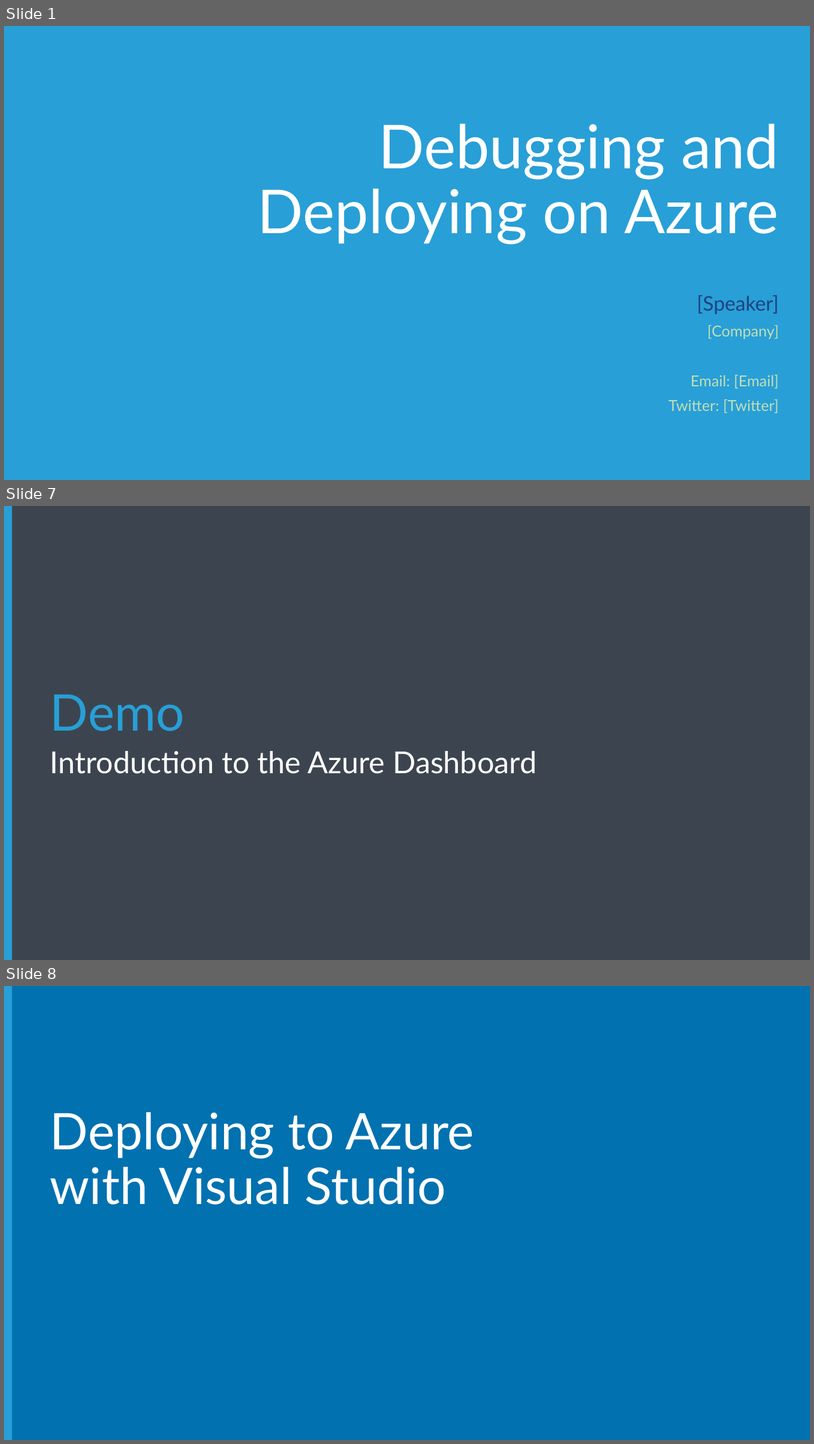
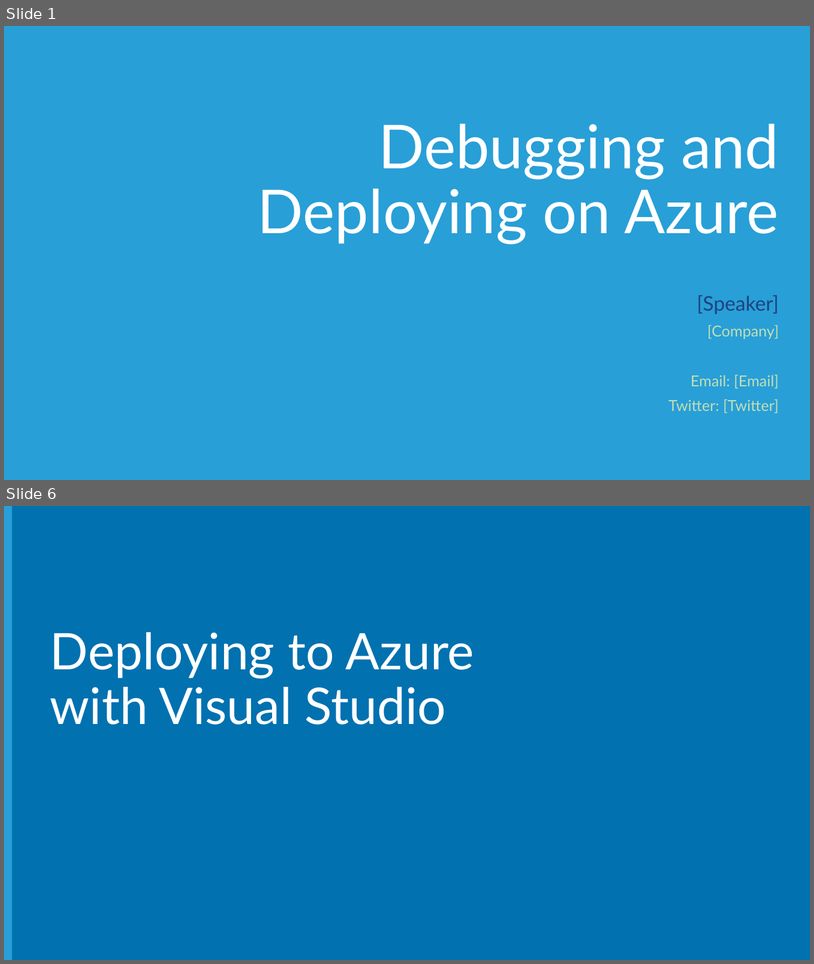
Before and after one commit to Microsoft-Web/NodeCamp, a slide deck: Presentation/AzureDeployAndDebug/AzureDeployAndDebug.pptx. Shown one above the other, each under a label of ours: slides 1, 7 and 8 before the commit, slides 1 and 6 after it; the slides between them are not shown. The pictures are 814x1444 and 814x964 pixels, drawn with LibreOffice and Linux fonts; fonts in the diff are those of the drawing; background and template pictures are left out. Boxes give left, top, right and bottom in pixels: in the first picture for what was removed or moved away, otherwise in the second. Text is boxed around its words. In the diff, an @@ line names an element or a change of style, - is before the commit and + after.

```diff
--- a/Presentation/AzureDeployAndDebug/AzureDeployAndDebug.pptx
+++ b/Presentation/AzureDeployAndDebug/AzureDeployAndDebug.pptx
@@ slide 7 removed at bbox=[4, 506, 810, 960], background #3C454F; not listed: 1 template element that a slide beside it also shows @@
@@ text removed at bbox=[50, 694, 185, 731] @@
-Demo
@@ subtitle removed at bbox=[50, 751, 537, 774] @@
-Introduction to the Azure Dashboard
@@ what was slide 8 is now slide 6 @@
```
Also in this commit, not shown: 4 slides changed, 7 other slides removed, 1 other file.
